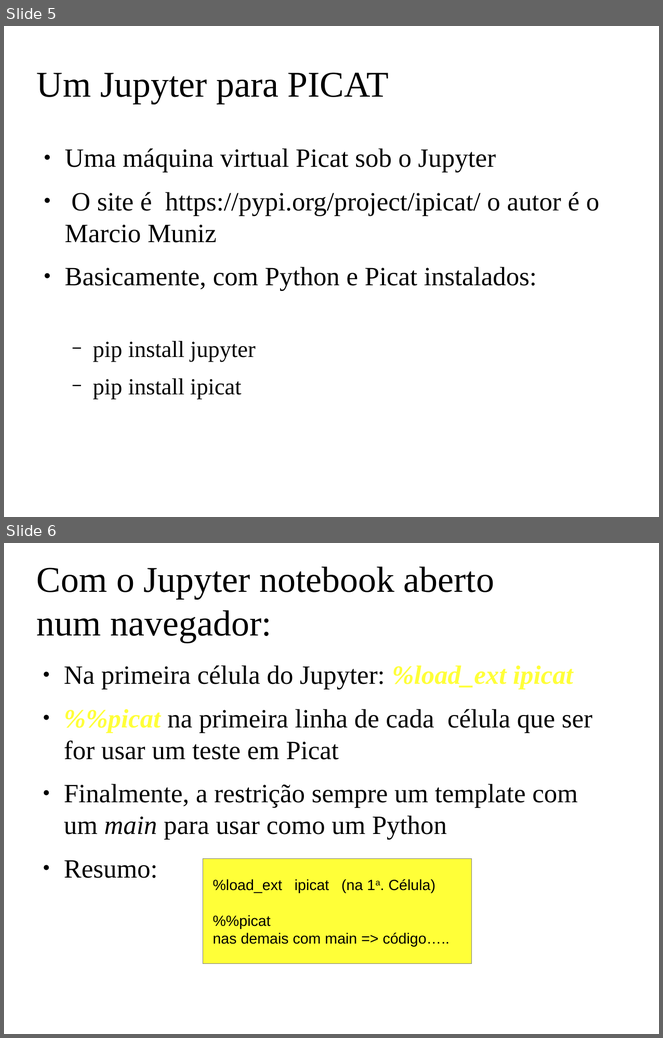
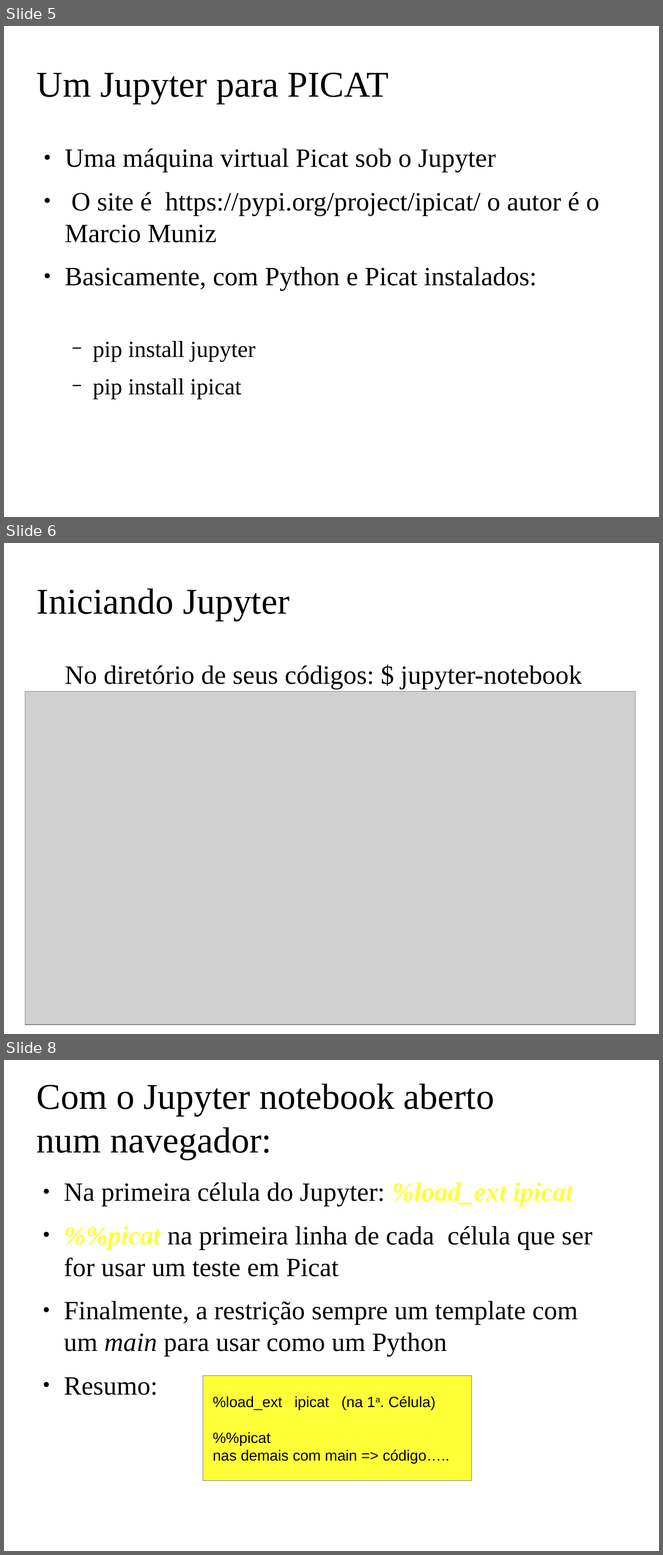
Before and after one commit to claudiosa/CCS, a slide deck: picat/YOUTUBE_dfs_jupyter_picat/slides_picat_jupyter_dfs.odp. Shown one above the other, each under a label of ours: slides 5 and 6 before the commit, slides 5, 6 and 8 after it; the slides between them are not shown. The pictures are 663x1038 and 663x1555 pixels, drawn with LibreOffice and Linux fonts; fonts in the diff are those of the drawing; grey boxes stand for pictures; background and template pictures are left out. Boxes give left, top, right and bottom in pixels: in the first picture for what was removed or moved away, otherwise in the second. Text is boxed around its words. In the diff, an @@ line names an element or a change of style, - is before the commit and + after.

```diff
--- a/picat/YOUTUBE_dfs_jupyter_picat/slides_picat_jupyter_dfs.odp
+++ b/picat/YOUTUBE_dfs_jupyter_picat/slides_picat_jupyter_dfs.odp
@@ slide 6 added at <box>4,543,659,1034</box>, background picture (left out) @@
@@ title added at <box>37,588,289,621</box>, 44 pt, text #000000 @@
+Iniciando Jupyter
@@ text added at <box>65,665,582,690</box>, 32 pt, text #000000 @@
+No diretório de seus códigos: $ jupyter-notebook
@@ picture added at <box>25,692,636,1025</box> @@
@@ what was slide 6 is now slide 8 @@
```
Also in this commit, not shown: 2 slides changed, 1 other slide added, 10 other files.
